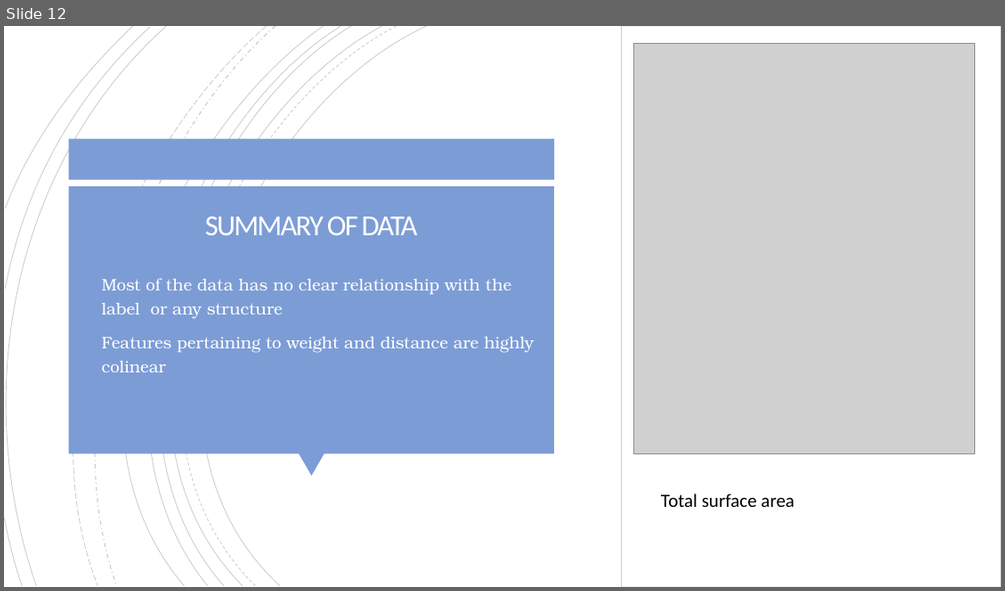
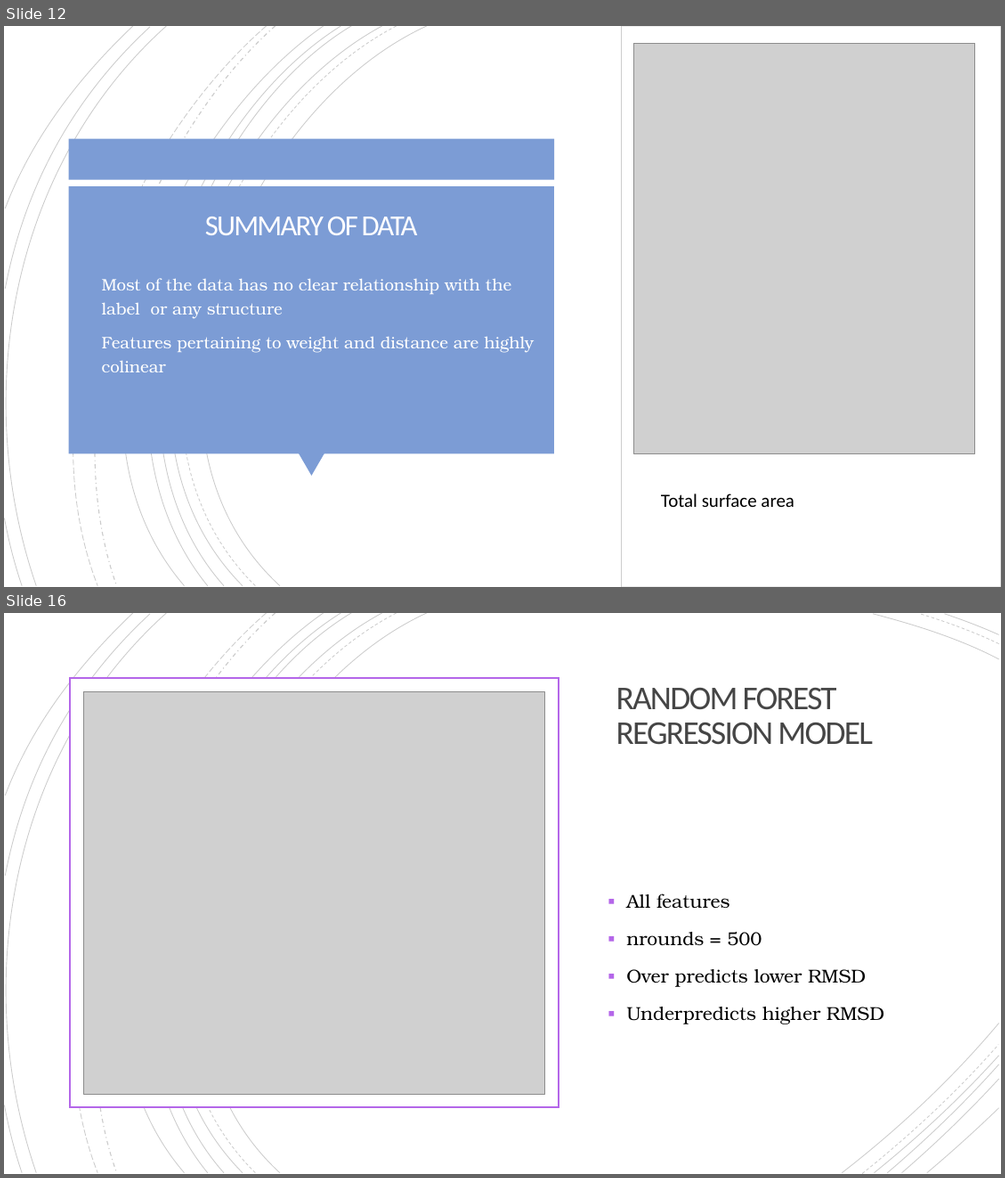
Before and after one commit to evandomingos/CASP-Protein-Prediction, a slide deck: Domingos Protein Prediction Presentation.pptx. Shown one above the other, each under a label of ours: slide 12 before the commit, slides 12 and 16 after it; the slides between them are not shown. The pictures are 1005x591 and 1005x1178 pixels, drawn with LibreOffice and Linux fonts; fonts in the diff are those of the drawing; grey boxes stand for pictures. Boxes give left, top, right and bottom in pixels: in the first picture for what was removed or moved away, otherwise in the second. Text is boxed around its words. In the diff, an @@ line names an element or a change of style, - is before the commit and + after.

```diff
--- a/Domingos Protein Prediction Presentation.pptx
+++ b/Domingos Protein Prediction Presentation.pptx
@@ slide 16 added at box(4, 613, 1001, 1174), background #FFFFFF; not listed: 18 template elements that a slide beside it also shows @@
@@ rectangle added at box(4, 613, 1001, 1174), fill #FFFFFF @@
@@ group added at box(4, 613, 999, 1174): 21 freeform shapes @@
@@ rectangle added at box(70, 678, 558, 1107), fill #FFFFFF, outline #B466E9 1.5 pt @@
@@ picture added at box(83, 691, 544, 1094) @@
@@ title added at box(616, 688, 873, 745), 32 pt, text #454545 @@
+RANDOM FOREST REGRESSION MODEL
@@ text added at box(626, 893, 884, 1024), 18 pt, text #000000 @@
+▪ All features
+▪ nrounds = 500
+▪ Over predicts lower RMSD
+▪ Underpredicts higher RMSD
```
Also in this commit, not shown: 2 slides changed, 6 other slides added.
